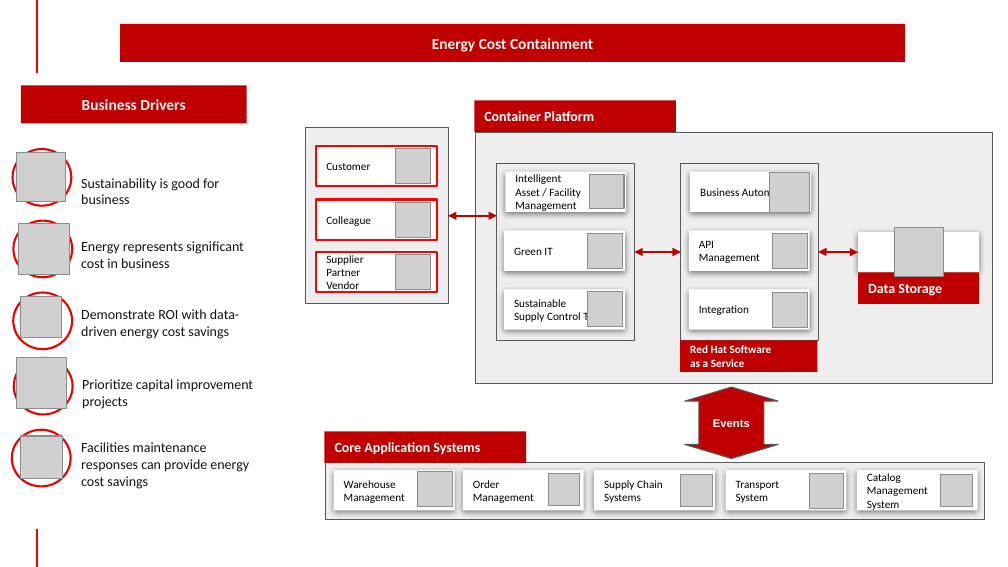
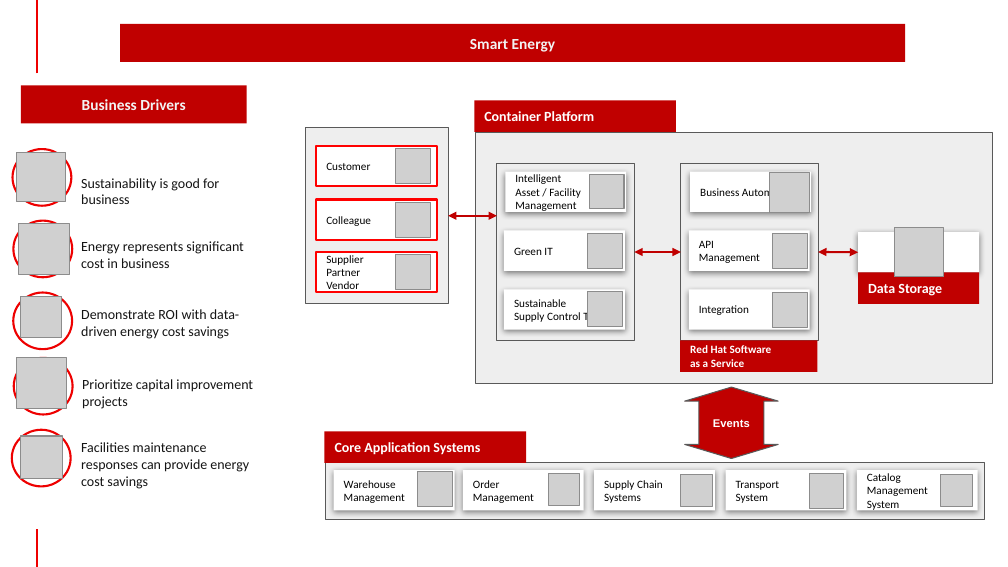
Before and after one commit to brucedkyle/architectures, a slide deck: slide 14 of docs/supplychain/downloads/SupplyChainOptimization.SolutionOverview.pptx. Drawn at 1008x567 pixels with LibreOffice and Linux fonts; fonts in the diff are those of the drawing; grey boxes stand for pictures; background and template pictures are left out. Boxes give left, top, right and bottom in pixels: in the first picture for what was removed or moved away, otherwise in the second. Text is boxed around its words. In the diff, an @@ line names an element or a change of style, - is before the commit and + after.

```diff
--- a/docs/supplychain/downloads/SupplyChainOptimization.SolutionOverview.pptx
+++ b/docs/supplychain/downloads/SupplyChainOptimization.SolutionOverview.pptx
@@ text in rectangle at (x1=470, y1=39, x2=555, y2=52): text changed @@
-Energy Cost Containment
+Smart Energy
```
Also in this commit, not shown: 1 other slide changed, 12 other files.
